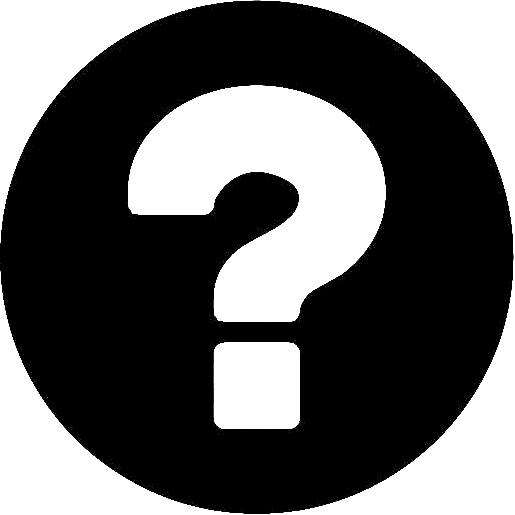
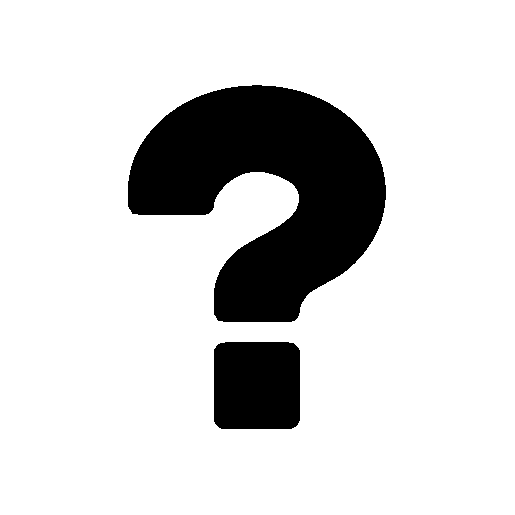
Revision of a layered 515 x 515 image; what changed, layer by layer:
removed layer "Paint Layer 2 (pasted)" over [0, 0, 514, 514]
added layer "Paint Layer 1" above "Background" over [128, 64, 448, 512]
